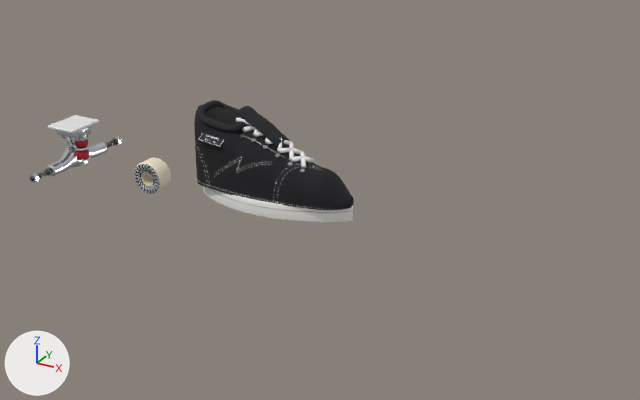
An edit to the Blender file art/gear.blend, drawn before and after from the same camera.
Camera for both pictures: a camera (50 mm lens) standing at (103.6, -103.4, 53.9) and looking at (46.5, 0.5, 2.0). Lighting does not change. The marker at lower left points along +X, +Y and +Z. The picture after the commit comes second.

Objects in the first picture: 'Wheel', 'collar', 'hanger', 'laces', 'sole', 'tongue', 'upper' and 11 more.
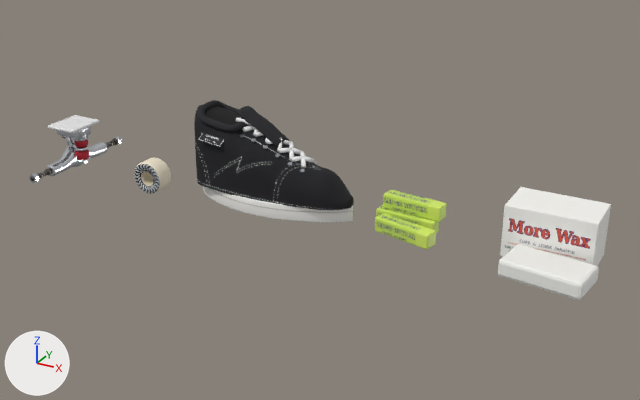
The change, as a diff of the scene's bpy script:
```diff
--- a/art/gear.blend.py
+++ b/art/gear.blend.py
@@ img_waxbox @@
+img_waxbox = load_image('waxbox', '_unpacked/waxbox', 1024, 512, 'sRGB')
@@ img_butter @@
+img_butter = load_image('butter', '_unpacked/butter', 1024, 256, 'sRGB')
@@ mat_paraffin @@
+mat_paraffin = principled_material('paraffin')
+mat_paraffin.base_color = (0.896, 0.896, 0.855)  # white #f3f3ee
+mat_paraffin.roughness = 0.35
@@ mat_waxbox @@
+mat_waxbox = principled_material('waxbox')
+mat_waxbox.texture = img_waxbox
+mat_waxbox.roughness = 0.8
@@ mat_butter @@
+mat_butter = principled_material('butter')
+mat_butter.texture = img_butter
+mat_butter.roughness = 0.4
@@ me_slab @@
+me_slab.from_pydata(...)  # 56 vertices, 54 faces; spans x -4.57..6.97, y -7.18..-0.02, z 0.0..2.4
+me_slab.materials.append(mat_paraffin)  # white #f3f3ee
@@ me_box @@
+me_box.from_pydata(...)  # 56 vertices, 54 faces; spans x -6.0..6.0, y -0.3..6.7, z 0.0..7.4
+me_box.materials.append(mat_waxbox)  # picture img_waxbox
@@ me_stick_002 @@
+me_stick_002.from_pydata(...)  # 56 vertices, 54 faces; spans x -3.78..5.38, y -3.4..0.6, z 0.0..2.2
+me_stick_002.materials.append(mat_butter)  # picture img_butter
@@ me_stick_001 @@
+me_stick_001.from_pydata(...)  # 56 vertices, 54 faces; spans x -4.84..4.24, y 0.69..3.31, z 0.0..2.2
+me_stick_001.materials.append(mat_butter)  # picture img_butter
@@ me_stick @@
+me_stick.from_pydata(...)  # 56 vertices, 54 faces; spans x -4.15..4.95, y 1.16..4.04, z 2.2..4.4
+me_stick.materials.append(mat_butter)  # picture img_butter
@@ ob_slab @@
+ob_slab = bpy.data.objects.new('slab', me_slab)
+ob_slab.parent = ob_morewax
+ob_slab.location = (0.0, 0.0, 0.0)
@@ ob_morewax @@
+ob_morewax = bpy.data.objects.new('MoreWax', None)
+ob_morewax.location = (80.0, 0.0, 0.0)
@@ ob_box @@
+ob_box = bpy.data.objects.new('box', me_box)
+ob_box.parent = ob_morewax
+ob_box.location = (0.0, 0.0, 0.0)
@@ ob_stick_002 @@
+ob_stick_002 = bpy.data.objects.new('stick.002', me_stick_002)
+ob_stick_002.parent = ob_ledgebutter
+ob_stick_002.location = (0.0, 0.0, 0.0)
@@ ob_ledgebutter @@
+ob_ledgebutter = bpy.data.objects.new('LedgeButter', None)
+ob_ledgebutter.location = (60.0, 0.0, 0.0)
@@ ob_stick_001 @@
+ob_stick_001 = bpy.data.objects.new('stick.001', me_stick_001)
+ob_stick_001.parent = ob_ledgebutter
+ob_stick_001.location = (0.0, 0.0, 0.0)
@@ ob_stick @@
+ob_stick = bpy.data.objects.new('stick', me_stick)
+ob_stick.parent = ob_ledgebutter
+ob_stick.location = (0.0, 0.0, 0.0)
```

Boxes (x1, y1, x2, y2) around the edits, measured in the pictures (640 x 400 px):
'box', added
    after: (500, 187, 611, 266)
'slab', added
    after: (498, 244, 599, 300)
'stick.002', added (green)
    after: (375, 213, 436, 249)
'stick', added (green)
    after: (383, 190, 447, 222)
'stick.001', added (green)
    after: (376, 205, 440, 233)
